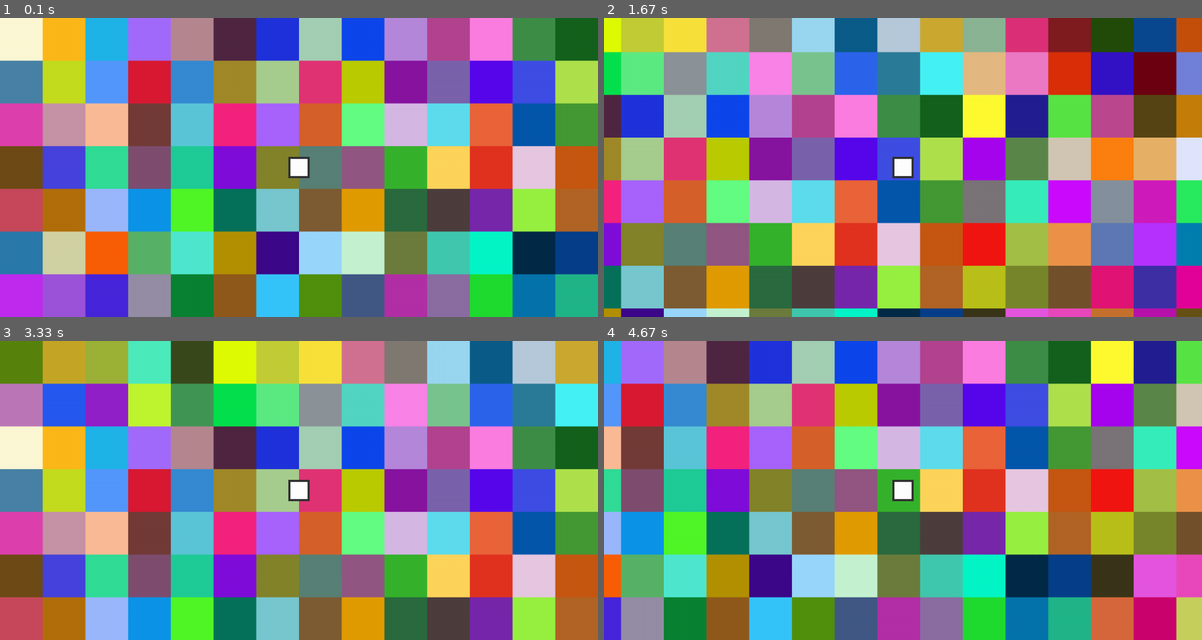
Above: before the commit, frames 1-4 (two rows, left to right).
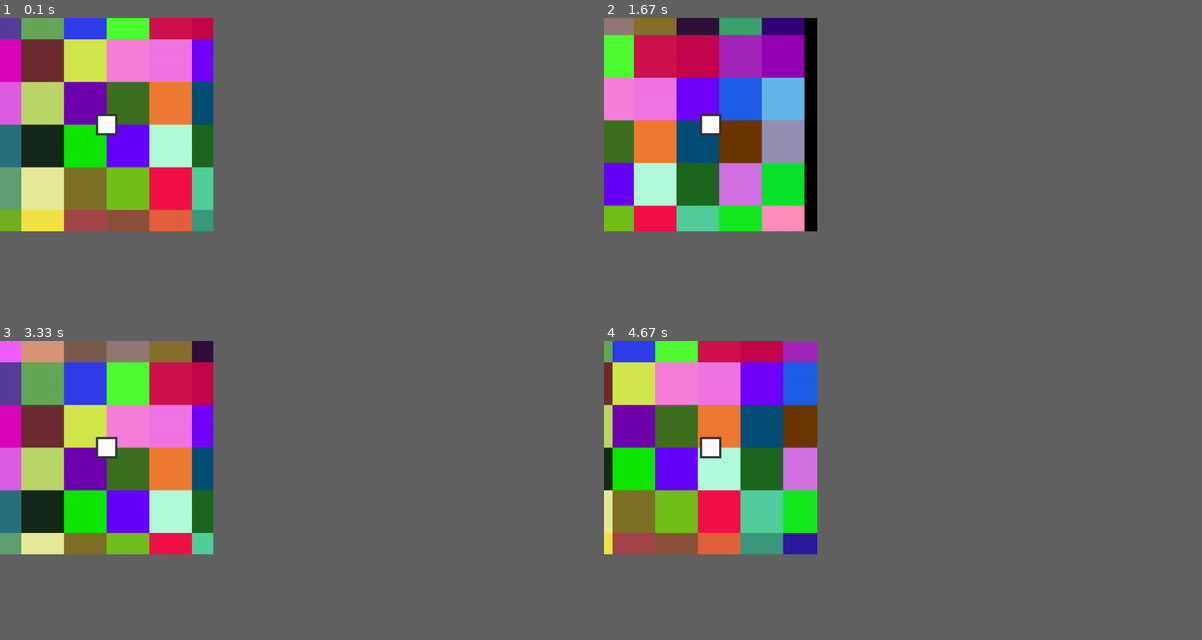
Above: after the commit, the same moments.

Repository: ZaChuChu/Pygame-Games
Game: pygame game, started from TileMap/main.py
The game is run twice, just before and just after one commit, with the same random seed, the same clock (stepped at 60 frames per second) and the same inputs.
Inputs:
- Up to frame 1 (0.1 s): no input
- Up to frame 2 (1.67 s): hold Right 0.33-0.8 s; hold Up 0.83-1.13 s; hold Right 1.17-1.63 s
- Up to frame 3 (3.33 s): hold Left 1.67-2.2 s; hold Down 2.23-2.53 s; hold Left 2.57-2.97 s; hold Up from 3 s (still down)
- Up to frame 4 (4.67 s): release Up at 3.37 s; hold Right 3.4-4.03 s; hold Down 4.07-4.43 s; hold Left from 4.47 s (still down)
In our replay, the window is 900x450 before the commit and 321x321 after it. These sizes can differ from the game's own. Grey fills any space a smaller window leaves; there, only what the larger window draws over its background counts as a difference.

The runs differ from the first frame. In frame 1, 99% of the frame differs, in the area x 0-100%, y 0-100%; in frame 2, 99%; in frame 3, 98%; in frame 4, 99%.

Commit message:
Changed tile storage and display method so that fewer objects are needed

Diff:
--- a/TileMap/main.py
+++ b/TileMap/main.py
@@ -9,13 +9,13 @@
 
     cellWidth = 100
     cellHeight = cellWidth
-    cols = 50
-    rows = 25
+    cols = 10
+    rows = 10
     xMargin = cellWidth
     yMargin = cellHeight
 
-    screenWidth = 1400
-    screenHeight = 700
+    screenWidth = 500
+    screenHeight = 500
     tilesObj = Tiles(rows, cols, cellWidth, cellHeight, xMargin, yMargin, screenWidth, screenHeight)
 
     pygame.init()
@@ -26,11 +26,13 @@
     playerHeight = 50
     playerWidth = playerHeight
     playerColor = "White"
-    playerSpeed = cellHeight // 10
+    playerSpeed = 5
     playerMaxX = cols * cellWidth
     playerMaxY = rows * cellHeight
     playerStartX = (playerMaxX - playerWidth) // 2
     playerStartY = (playerMaxY - playerHeight) // 2
+    # playerStartX = 0
+    # playerStartY = 0
 
     player = Player(playerStartX, playerStartY, playerWidth, playerHeight, screenWidth, xMargin, playerMaxX, screenHeight, yMargin, playerMaxY, playerColor)
 
--- a/TileMap/player.py
+++ b/TileMap/player.py
@@ -50,7 +50,7 @@
 
         elif self.relativeX > self.upperXBound:
             self.rect.x = self.centerScreenX + (self.relativeX - self.upperXBound)
-            self.screenRight = self.xOffset * 2 + self.maxX
+            self.screenRight = self.maxX + 2 * self.xOffset
             self.screenLeft = self.screenRight - self.screenWidth
 
         else:
--- a/TileMap/tiles.py
+++ b/TileMap/tiles.py
@@ -15,40 +15,42 @@
         self.totalHeight = rows * cellHeight
         self.screenWidth = screenWidth
         self.screenHeight = screenHeight
-        self.tiles = [[Tile(Rect(0, 0, cellWidth, cellHeight), Color(random.randint(0,255), random.randint(0,255), random.randint(0,255))) for col in range(cols)] for row in range(rows)]
-        # self.tiles = [[Tile(Rect(0, 0, cellWidth, cellHeight), "black" if (col + row) % 2 else "white") for col in range(cols)] for row in range(rows)]
-        self.prevRowStart = 0
-        self.prevRowEnd = rows - 1
-        self.prevColStart = 0
-        self.prevColEnd = cols - 1
+        self.tileColors = [[Color(random.randint(0,255), random.randint(0,255), random.randint(0,255)) for col in range(cols)] for row in range(rows)]
+        self.maxTileCols = screenWidth // cellWidth + 2
+        self.maxTileRows = screenHeight // cellHeight + 2
+        self.tiles = [[Tile(Rect(0, 0, cellWidth, cellHeight), None) for col in range(self.maxTileCols)] for row in range(self.maxTileRows)]
+        self.prevRowEnd = 0
+        self.prevColEnd = 0
 
     def setTiles(self, screenLeft, screenTop, screenRight, screenBottom):
         tilesColStart = max((screenLeft - self.xOffset) // self.cellWidth, 0)
         tilesColEnd = min((screenRight - self.xOffset) // self.cellWidth, self.cols - 1)
-
         tilesRowStart = max((screenTop - self.yOffset) // self.cellHeight, 0)
         tilesRowEnd = min((screenBottom - self.yOffset) // self.cellHeight, self.rows - 1)
-
         for row in range(tilesRowStart, tilesRowEnd + 1):
             for col in range(tilesColStart, tilesColEnd + 1):
-                self.tiles[row][col].rect.x = col * self.cellWidth + self.xOffset - screenLeft
-                self.tiles[row][col].rect.y = row * self.cellHeight + self.yOffset - screenTop
-                self.tiles[row][col].display = True
+                colIndex = col - tilesColStart
+                rowIndex = row - tilesRowStart
+                tileObj = self.tiles[rowIndex][colIndex]
+                tileObj.rect.x = col * self.cellWidth + self.xOffset - screenLeft
+                tileObj.rect.y = row * self.cellHeight + self.yOffset - screenTop
+                tileObj.color = self.tileColors[row][col]
+                tileObj.display = True
 
-        for rowRange in [range(self.prevRowStart, tilesRowStart), range(tilesRowEnd + 1, self.prevRowEnd + 1)]:
-            for row in rowRange:
-                for col in range(self.prevColStart, self.prevColEnd + 1):
-                    self.tiles[row][col].display = False
+        print(tilesRowStart, tilesRowEnd)
+        print(screenTop, screenBottom)
+        print(self.tiles[0][tilesColEnd - tilesColStart].color)
 
-        for colRange in [range(self.prevColStart, tilesColStart), range(tilesColEnd + 1, self.prevColEnd + 1)]:
-            for col in colRange:
-                for row in range(self.prevRowStart, self.prevRowEnd + 1):
-                    self.tiles[row][col].display = False
+        for row in range(tilesRowEnd - tilesRowStart + 1, self.prevRowEnd + 1):
+            for col in range(self.maxTileCols):
+                self.tiles[row][col].display = False
 
-        self.prevRowStart = tilesRowStart
-        self.prevRowEnd = tilesRowEnd
-        self.prevColStart = tilesColStart
-        self.prevColEnd = tilesColEnd
+        for col in range(tilesColEnd - tilesColStart + 1, self.prevColEnd + 1):
+            for row in range(self.maxTileRows):
+                self.tiles[row][col].display = False
+
+        self.prevRowEnd = tilesRowEnd - tilesRowStart
+        self.prevColEnd = tilesColEnd - tilesColStart
 
 
     def draw(self, screen):
